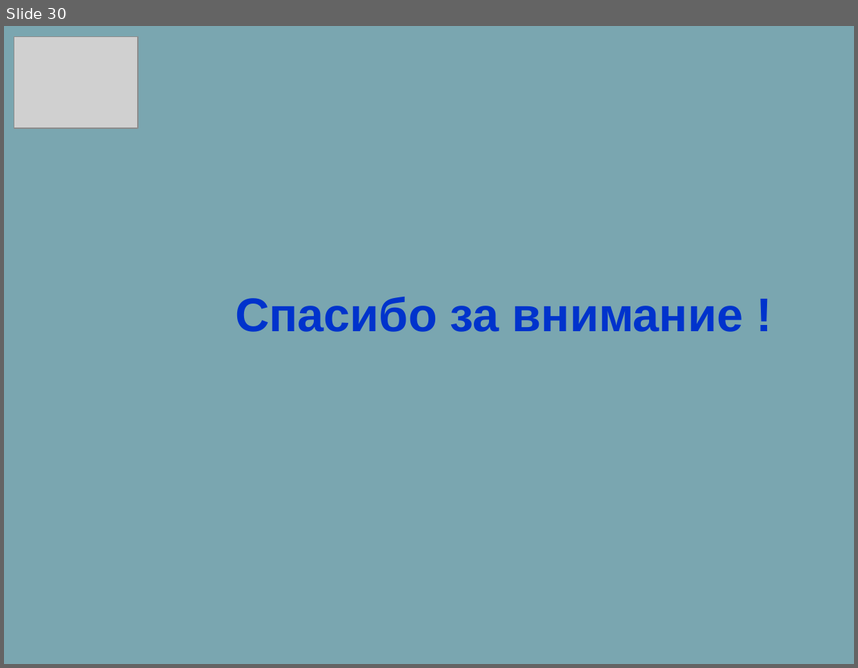
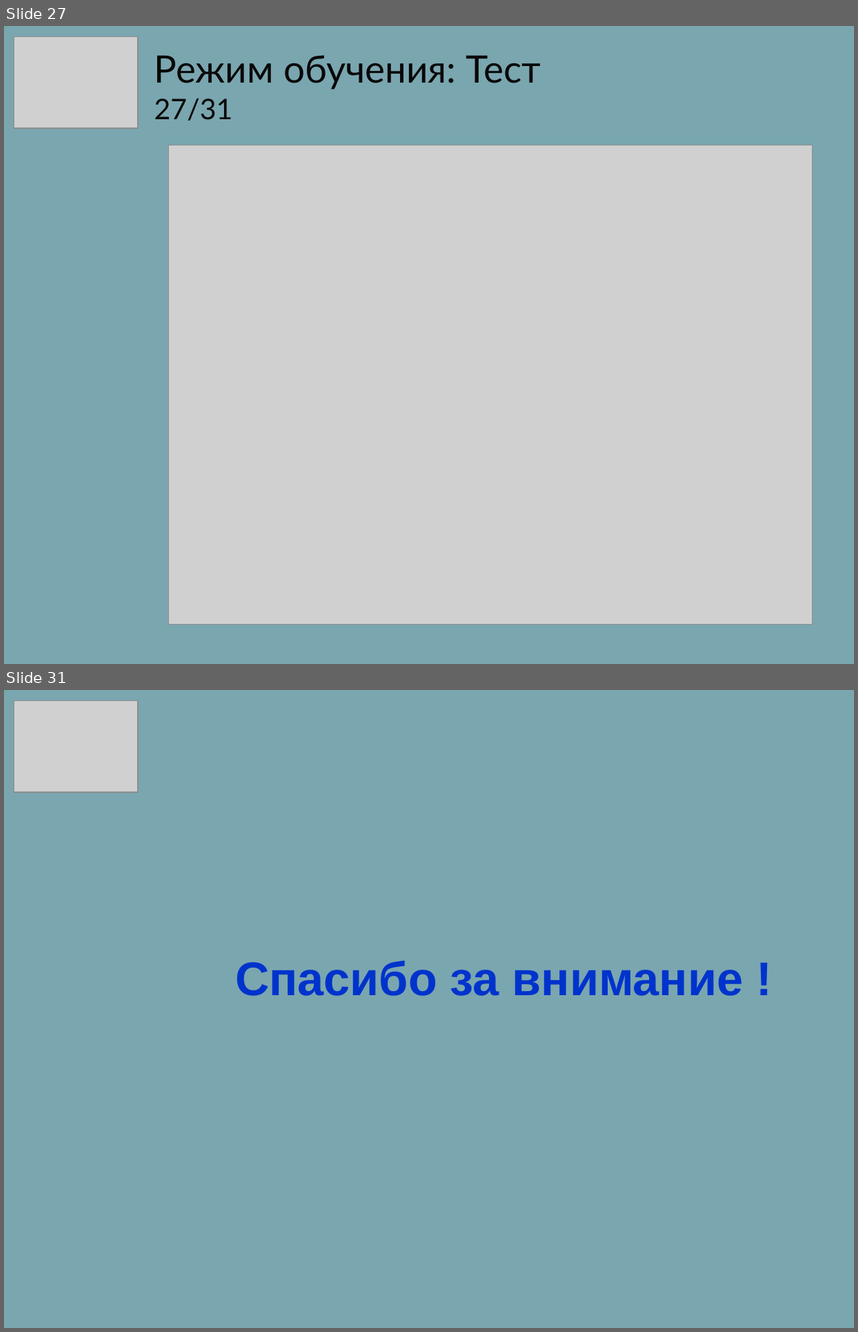
Before and after one commit to sidav/Master_dissertation, a slide deck: Kovun_for_masters_degree.pptx. Shown one above the other, each under a label of ours: slide 30 before the commit, slides 27 and 31 after it; the slides between them are not shown. The pictures are 858x668 and 858x1332 pixels, drawn with LibreOffice and Linux fonts; fonts in the diff are those of the drawing; grey boxes stand for pictures; background and template pictures are left out. Boxes give left, top, right and bottom in pixels: in the first picture for what was removed or moved away, otherwise in the second. Text is boxed around its words. In the diff, an @@ line names an element or a change of style, - is before the commit and + after.

```diff
--- a/Kovun_for_masters_degree.pptx
+++ b/Kovun_for_masters_degree.pptx
@@ slide 27 added at (4, 26, 854, 664), background picture (left out) @@
@@ picture added at (14, 37, 139, 128) @@
@@ title added at (154, 55, 541, 121), 32 pt, text #080808 @@
+Режим обучения: Тест 27/31
@@ picture added at (169, 145, 813, 624) @@
@@ what was slide 30 is now slide 31 @@
```
Also in this commit, not shown: 4 slides changed, 22 other slides added, 22 slides removed, 5 other files.
